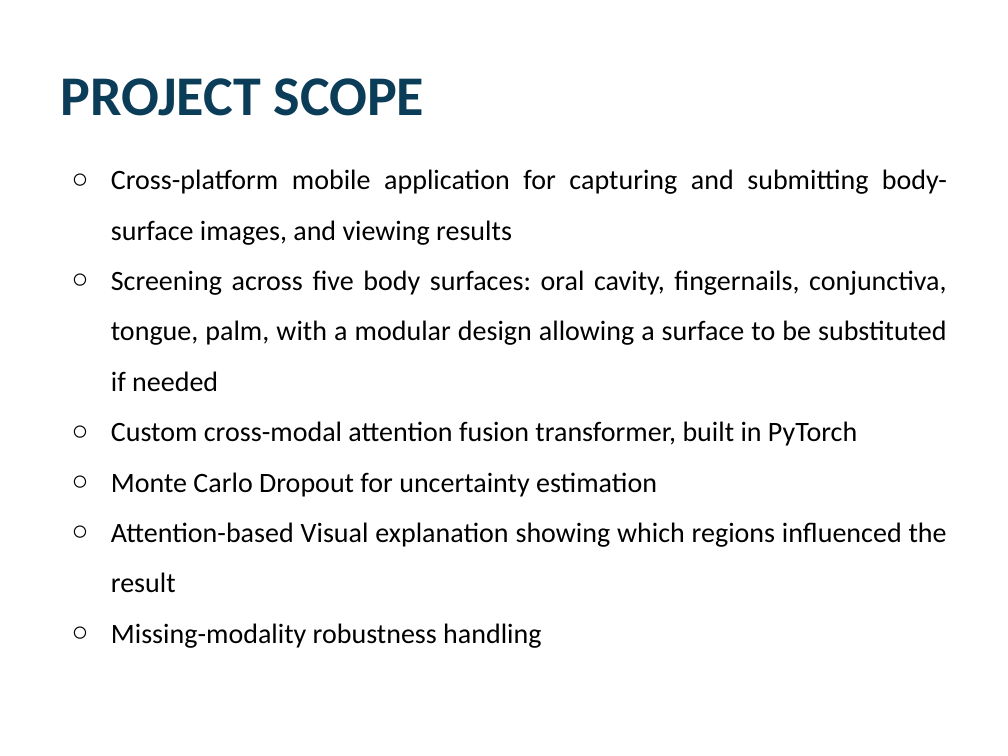
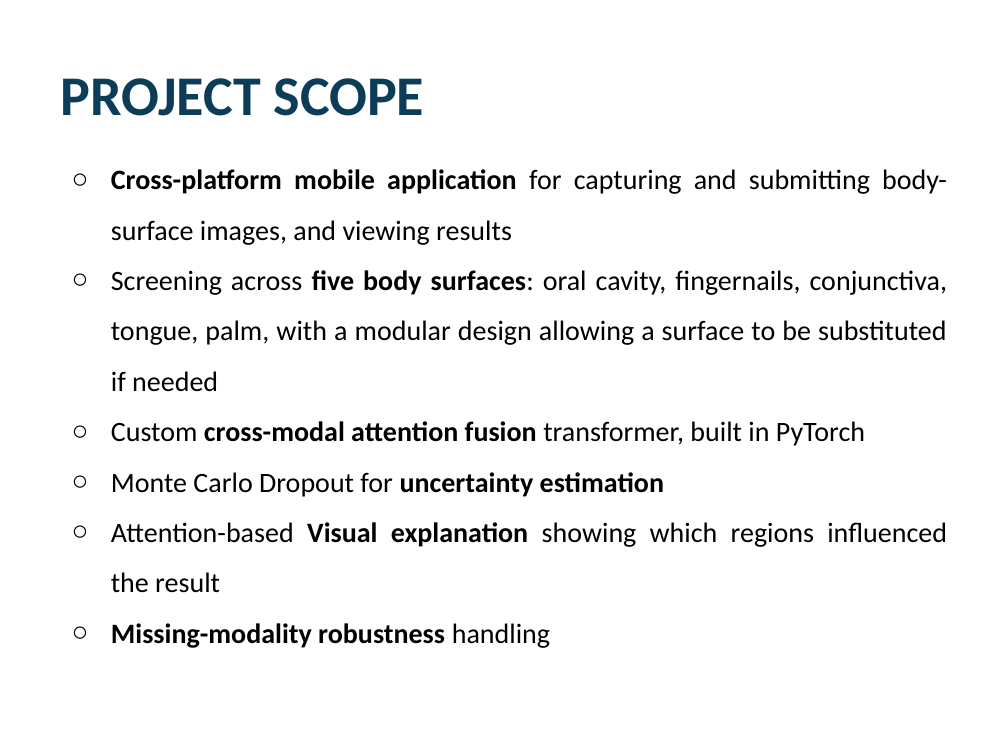
Before and after one commit to Jaffar-Kazmi/GLANCE, a slide deck: slide 19 of docs/proposal/slides.pptx (slide 18 before the commit). Drawn at 1008x756 pixels with LibreOffice and Linux fonts; fonts in the diff are those of the drawing; background and template pictures are left out. Boxes give left, top, right and bottom in pixels: in the first picture for what was removed or moved away, otherwise in the second. Text is boxed around its words. In the diff, an @@ line names an element or a change of style, - is before the commit and + after.

```diff
--- a/docs/proposal/slides.pptx
+++ b/docs/proposal/slides.pptx
@@ text "Cross-platform mobile application for capturing ..." at (111, 169, 947, 648): bold on in "Cross-platform mobile application", "five body surfaces:", "cross-modal attention fusion", "uncertainty estimation" and 2 more places @@
```
Also in this commit, not shown: 5 other slides changed, 1 slide added.
